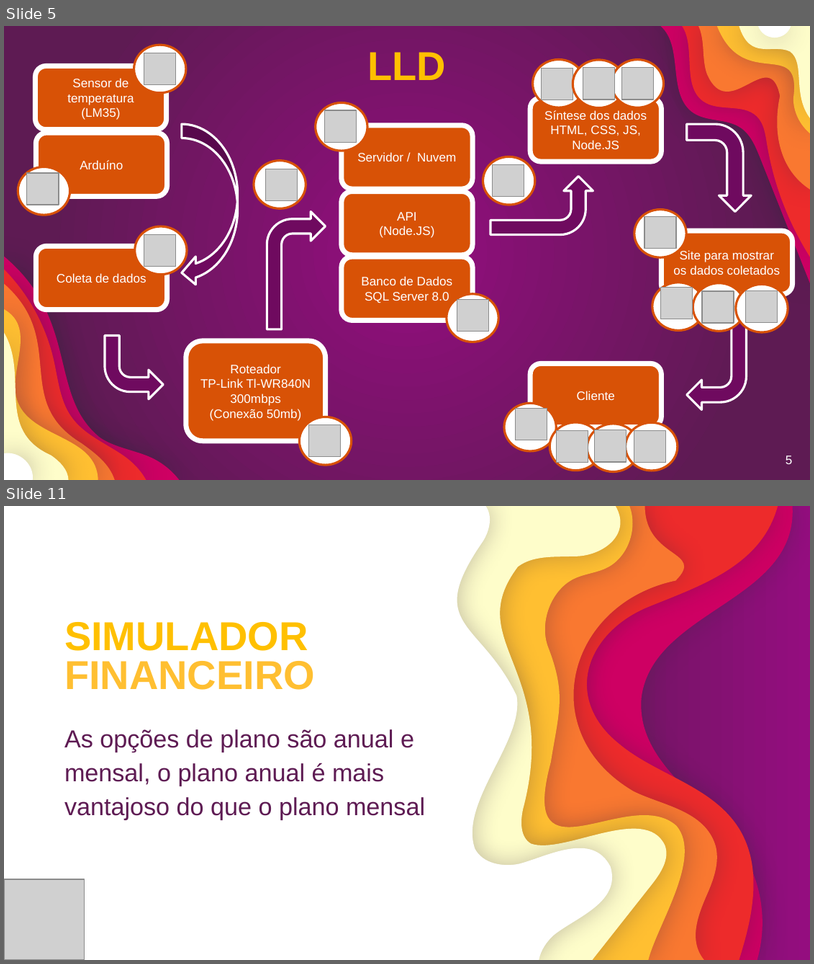
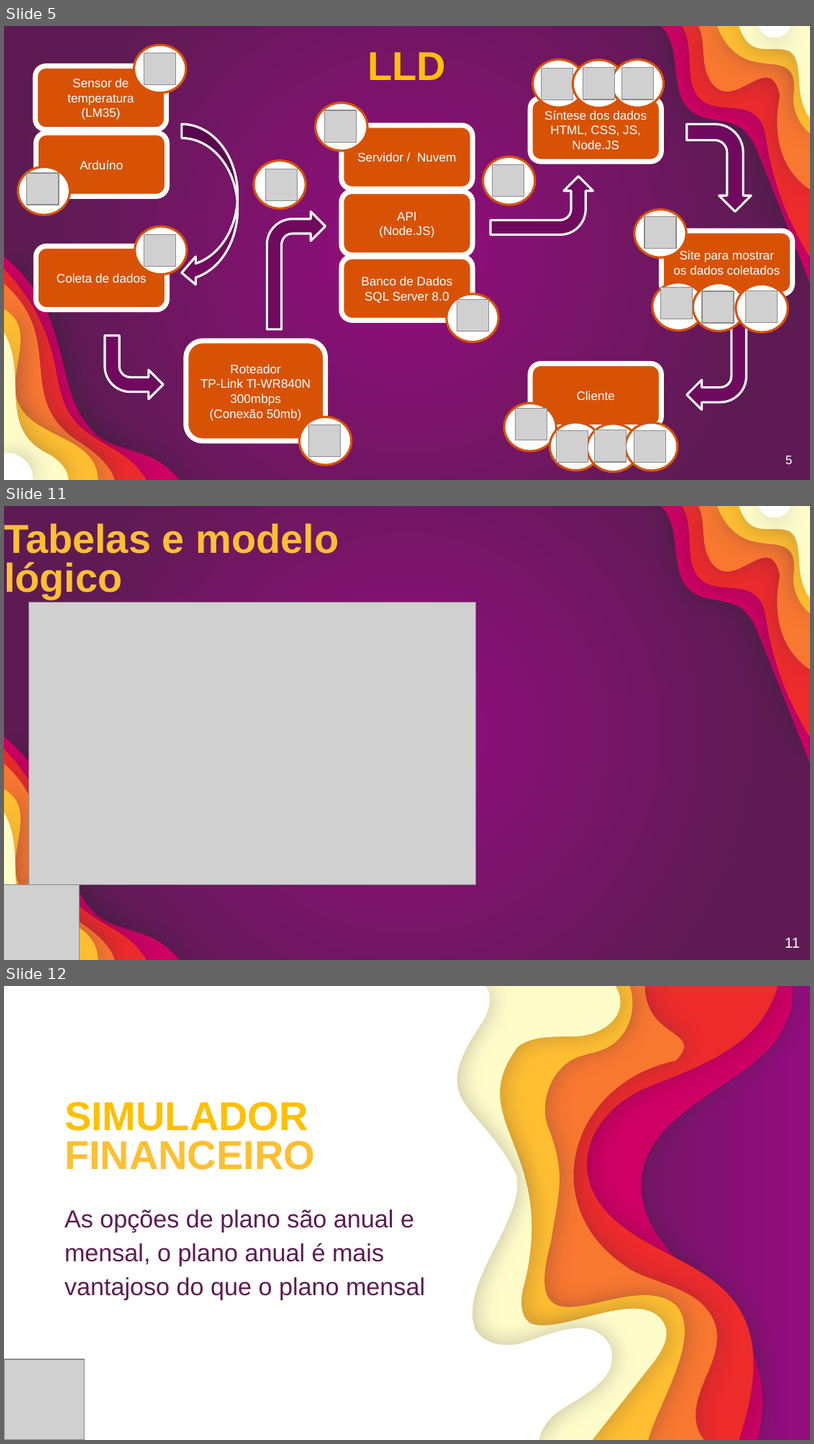
Before and after one commit to GustavoQuaresma/TECCHICKEN-DOCUMENTACAO, a slide deck: SPRINT2/slide pi - Copia.pptx. Shown one above the other, each under a label of ours: slides 5 and 11 before the commit, slides 5, 11 and 12 after it; the slides between them are not shown. The pictures are 814x964 and 814x1444 pixels, drawn with LibreOffice and Linux fonts; fonts in the diff are those of the drawing; grey boxes stand for pictures. Boxes give left, top, right and bottom in pixels: in the first picture for what was removed or moved away, otherwise in the second. Text is boxed around its words. In the diff, an @@ line names an element or a change of style, - is before the commit and + after.

```diff
--- a/SPRINT2/slide pi - Copia.pptx
+++ b/SPRINT2/slide pi - Copia.pptx
@@ slide 11 added at [4,506,810,960], background gradient #940D7F to #5E1B53; not listed: 12 template elements that a slide beside it also shows @@
@@ title added at [4,523,339,598], 36 pt, text #FFBF31, bold @@
+Tabelas e modelo lógico
@@ picture added at [29,602,476,885] @@
@@ picture added at [4,884,79,960] @@
@@ page number added at [785,937,800,947], 13 pt, text #FFFFFF @@
+11
@@ what was slide 11 is now slide 12 @@
```
Also in this commit, not shown: 3 slides changed, 2 other slides added, 2 slides removed.
